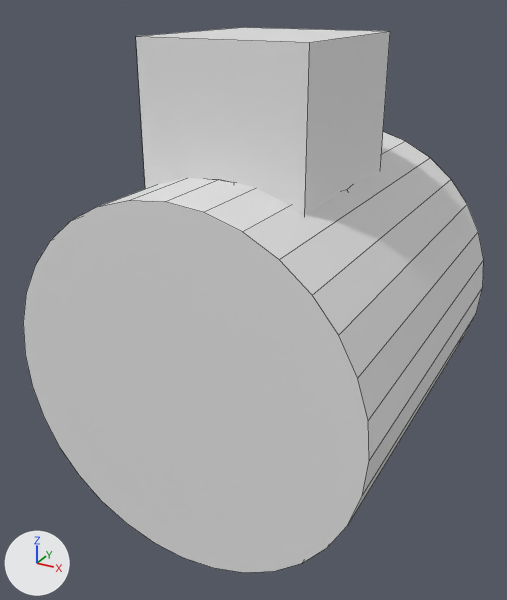
An edit to the FBX model Assets/Imports/Models/CockpitCamelRD.fbx, drawn before and after from the same camera.
One viewpoint serves both versions: a camera (50 mm lens) standing at (0.968, -1.686, 1.007) and looking at (-0.05, 0.165, 0.082). Every picture has the same lights, and +X, +Y and +Z are marked at lower left. Mesh edges are drawn as thin lines.
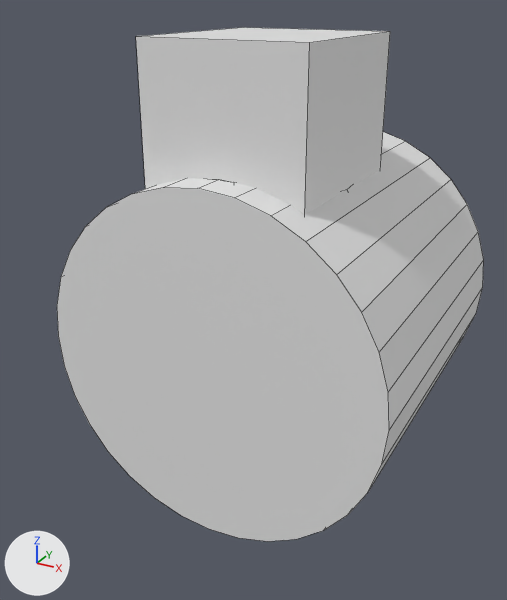
Scene script edits in JSON lines:
```json
{"block": "me_cylinder", "where": "me_cylinder.from_pydata(...)  # 144 vertices, 100 faces; spans x -0.55..0.55, y -0.363..0.841, z -0.55..0.55"}
{"block": "me_cylinder", "where": "# used by ob_cylinder; location = (0.0, 0.0, 0.0)"}
{"block": "me_cylinder", "change": "me_cylinder part 1: all 32 vertices in x -0.55..0.55, y -0.363, z -0.55..0.55 are moved by (0.0, 0.142, 0.0)"}
```

Pixel boxes (x1, y1, x2, y2) of what changed, in the pictures (507 x 600 px; the box of a moved part takes in the faces that stretch with it):
```json
{"object": "Cylinder", "change": "reshaped", "before": [23, 132, 484, 573], "after": [57, 132, 484, 541], "on screen": "7% narrower, 7% shorter"}
{"part": 1, "of": "me_cylinder", "change": "moved or reshaped", "before": [23, 184, 393, 573], "after": [57, 184, 393, 541]}
```
